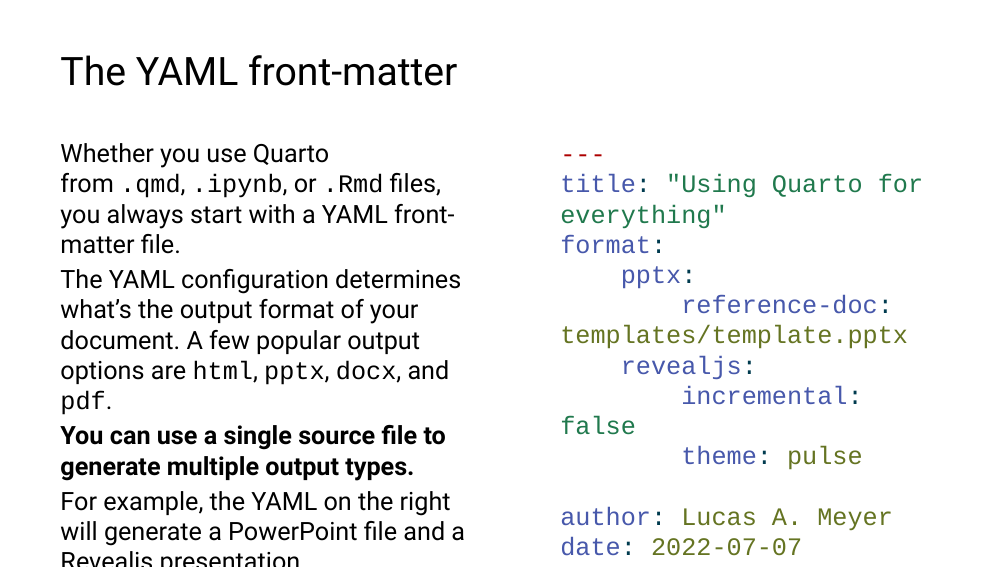
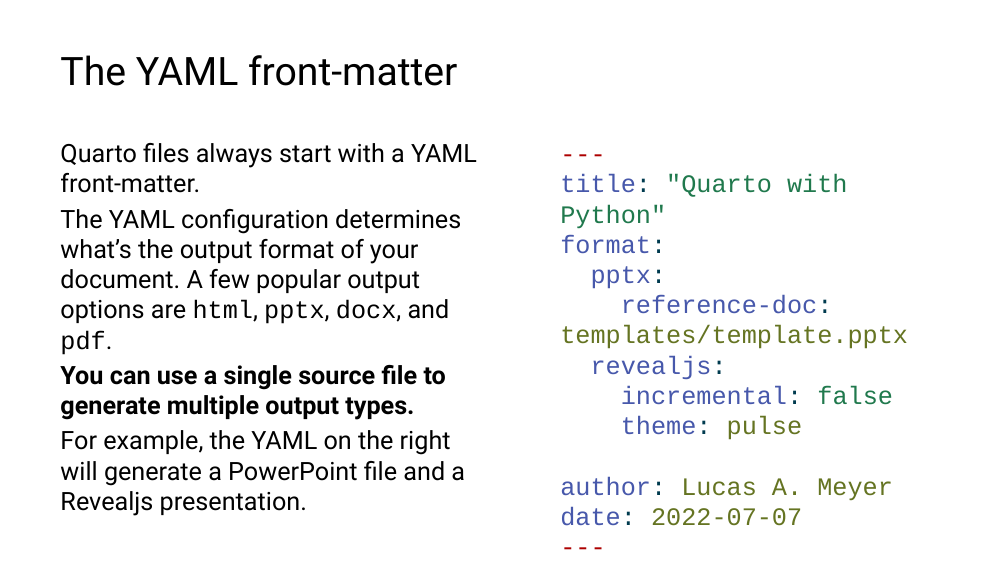
Before and after one commit to lucas-a-meyer/using-quarto, a slide deck: slide 11 of docs/presentation-orig.pptx. Drawn at 1008x567 pixels with LibreOffice and Linux fonts; fonts in the diff are those of the drawing. Boxes give left, top, right and bottom in pixels: in the first picture for what was removed or moved away, otherwise in the second. Text is boxed around its words. In the diff, an @@ line names an element or a change of style, - is before the commit and + after.

```diff
--- a/docs/presentation-orig.pptx
+++ b/docs/presentation-orig.pptx
@@ text at [60, 143, 477, 193]: text changed @@
-Whether you use Quarto from .qmd, .ipynb, or .Rmd files, you always start with a YAML front-matter file.
+Quarto files always start with a YAML front-matter.
@@ text at [560, 174, 908, 526]: text changed @@
----
-title: "Using Quarto for everything"
-format:
-pptx:
-reference-doc: templates/template.pptx
-revealjs:
-incremental: false
-theme: pulse
-author: Lucas A. Meyer
-date: 2022-07-07
----
+---
+title: "Quarto with Python"
+format:
+pptx:
+reference-doc: templates/template.pptx
+revealjs:
+incremental: false
+theme: pulse
+author: Lucas A. Meyer
+date: 2022-07-07
+---
```
Also in this commit, not shown: 8 other slides changed, 14 other files.
